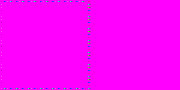
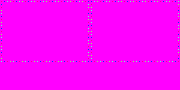
Layer changes from the first w=180, h=90 image to the second:
added layer "Layer 14" above "lights" over 91, 1, 179, 62
added layer "lights" above "smaller_0" over 1, 1, 89, 62
hid "Layer 12", painted on it over 1, 1, 89, 89
removed layer "Layer 11" over 1, 4, 2, 89
removed layer "Layer 10" over 1, 88, 89, 89
removed layer "Layer 9" over 88, 1, 89, 89
